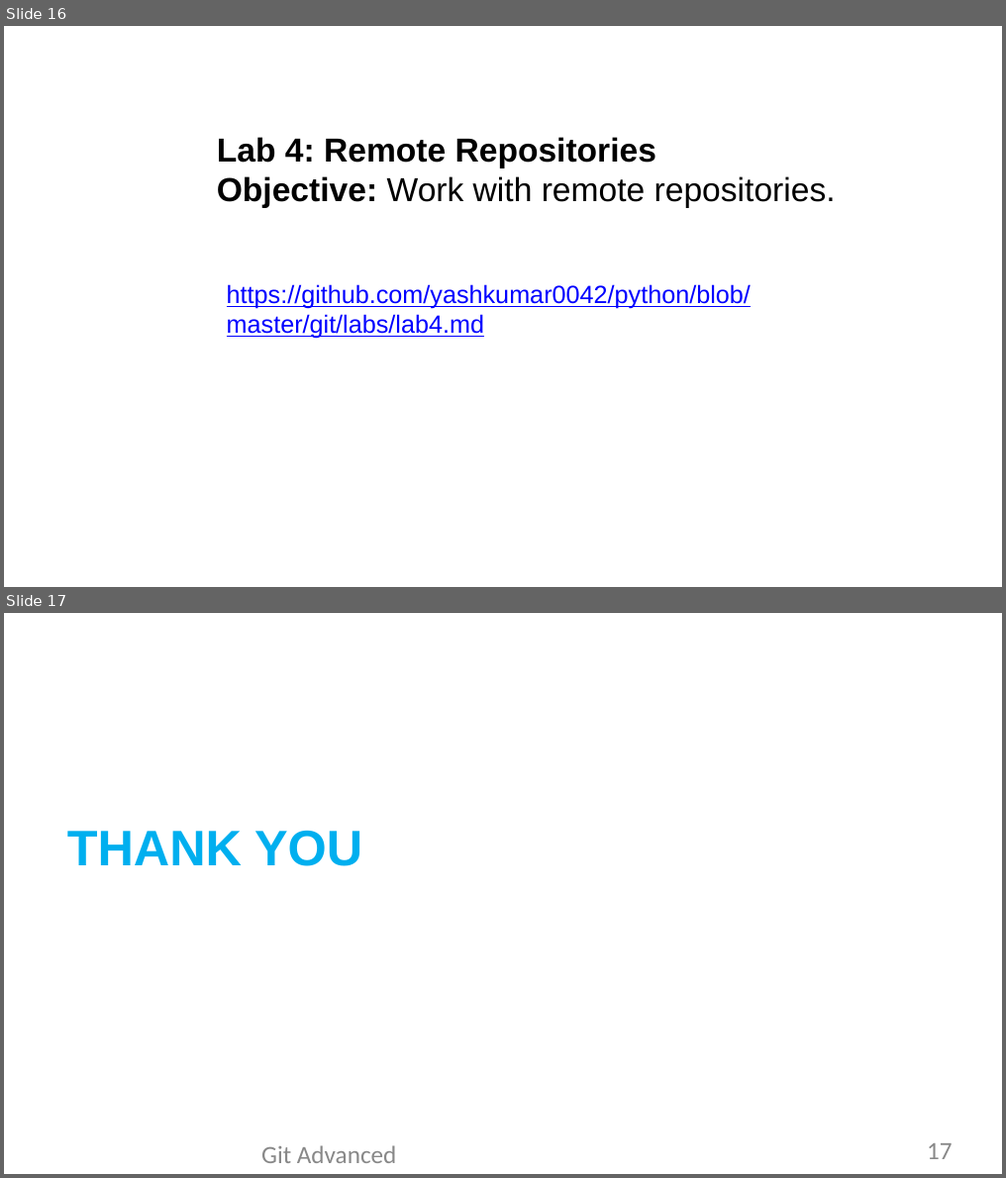
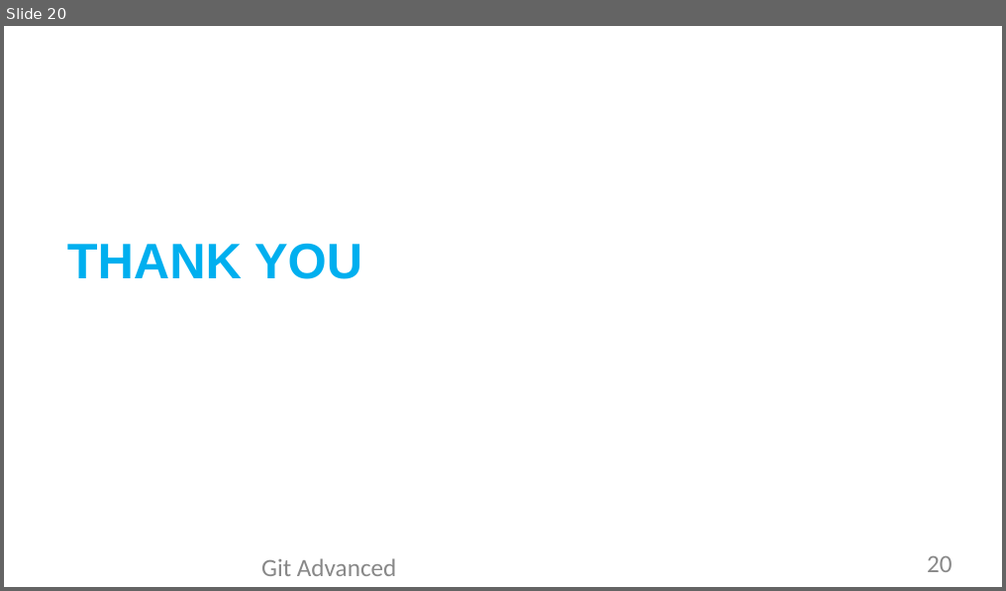
Before and after one commit to yashkumar0042/python, a slide deck: git/sessions/Day3-Session1-gitBasicToAdvanced.pptx. Shown one above the other, each under a label of ours: slides 16 and 17 before the commit, slide 20 after it. The pictures are 1006x1178 and 1006x591 pixels, drawn with LibreOffice and Linux fonts; fonts in the diff are those of the drawing; background and template pictures are left out. Boxes give left, top, right and bottom in pixels: in the first picture for what was removed or moved away, otherwise in the second. Text is boxed around its words. In the diff, an @@ line names an element or a change of style, - is before the commit and + after.

```diff
--- a/git/sessions/Day3-Session1-gitBasicToAdvanced.pptx
+++ b/git/sessions/Day3-Session1-gitBasicToAdvanced.pptx
@@ slide 16 removed at (4,26,1002,587), background picture (left out) @@
@@ text removed at (217,137,836,208) @@
-Lab 4: Remote Repositories
-Objective: Work with remote repositories.
@@ text removed at (227,284,750,339) @@
-https://github.com/yashkumar0042/python/blob/master/git/labs/lab4.md
@@ title removed at (227,314,484,339) @@
-Lab4
@@ what was slide 17 is now slide 20 @@
@@ page number at (927,557,952,572): text changed @@
-17
+20
```
Also in this commit, not shown: 1 slide changed, 4 slides added.
